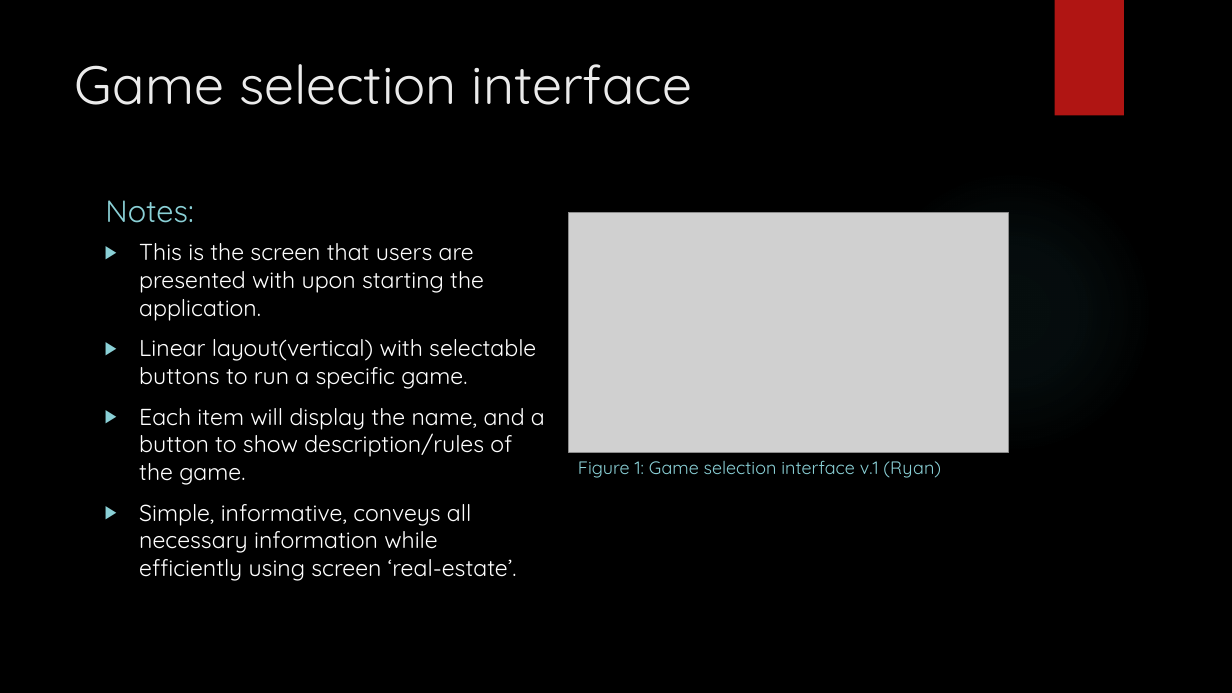
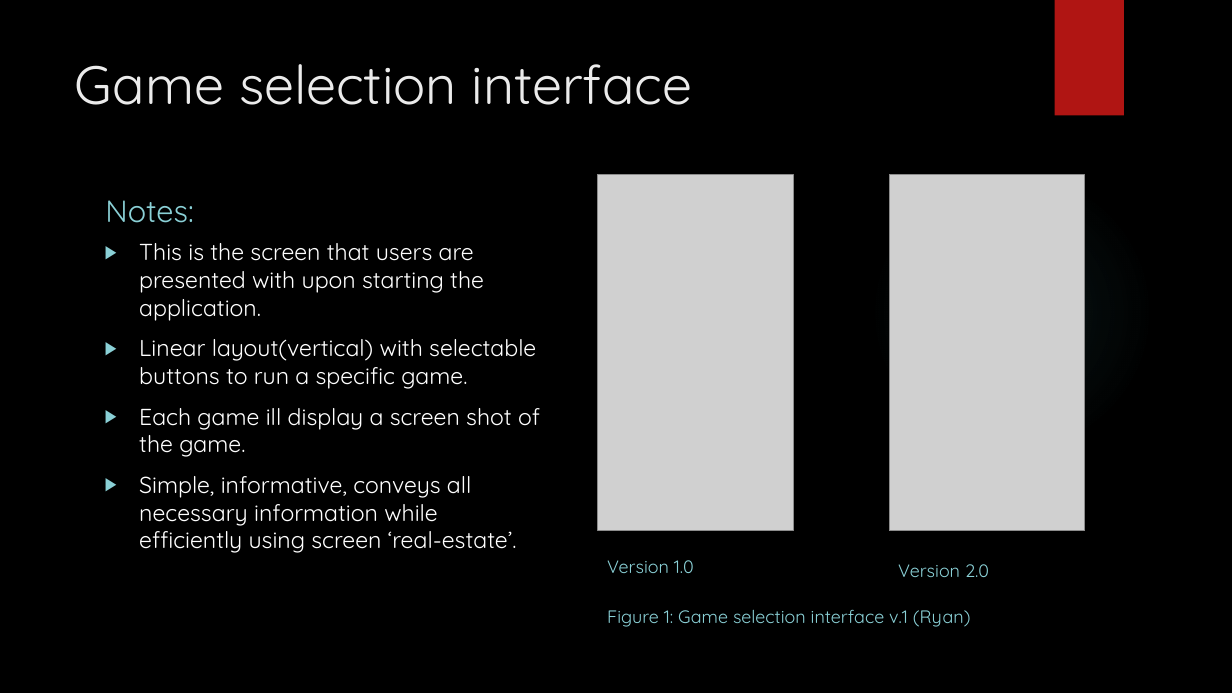
Before and after one commit to IgnitionOrk/SCaR_Arcade, a slide deck: slide 4 of SCaRArcade.pptx (slide 5 before the commit). Drawn at 1232x693 pixels with LibreOffice and Linux fonts; fonts in the diff are those of the drawing; grey boxes stand for pictures; background and template pictures are left out. Boxes give left, top, right and bottom in pixels: in the first picture for what was removed or moved away, otherwise in the second. Text is boxed around its words. In the diff, an @@ line names an element or a change of style, - is before the commit and + after.

```diff
--- a/SCaRArcade.pptx
+++ b/SCaRArcade.pptx
@@ picture added at (x1=598, y1=175, x2=793, y2=531) @@
@@ picture added at (x1=889, y1=175, x2=1084, y2=531) @@
@@ picture removed at (x1=568, y1=213, x2=1008, y2=452) @@
@@ text at (x1=139, y1=408, x2=540, y2=457): text changed @@
-▶ Each item will display the name, and a button to show description/rules of the game.
+▶ Each game ill display a screen shot of the game.
@@ text added at (x1=607, y1=560, x2=694, y2=573), 14 pt, text #8AD0D6 @@
+Version 1.0
@@ text added at (x1=898, y1=564, x2=989, y2=577), 14 pt, text #8AD0D6 @@
+Version 2.0
@@ text "Figure 1: Game selection interface ..." moved from (x1=578, y1=461, x2=941, y2=478) to (x1=607, y1=609, x2=971, y2=627) @@
```
Also in this commit, not shown: 8 other slides changed, 3 slides added, 8 slides removed, 1 other file.
